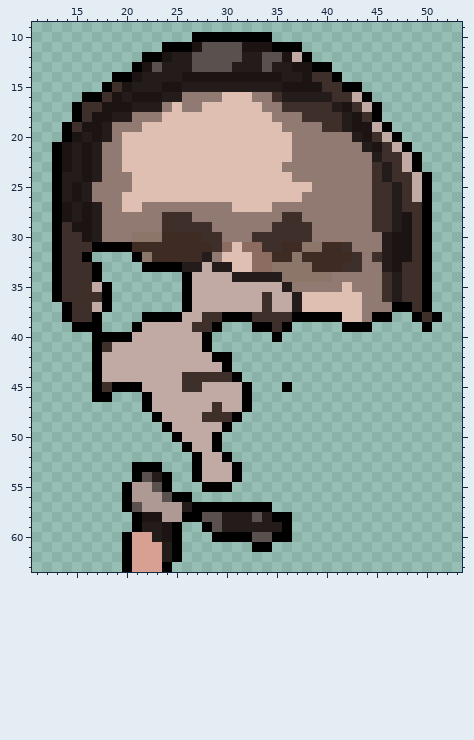
Pixel-art sprite: public/img/avatars/14798266_64x64.png. The picture above is the old version.
The file is 64x64 pixels. Shown: x 11..53, y 9..63.
After the commit:
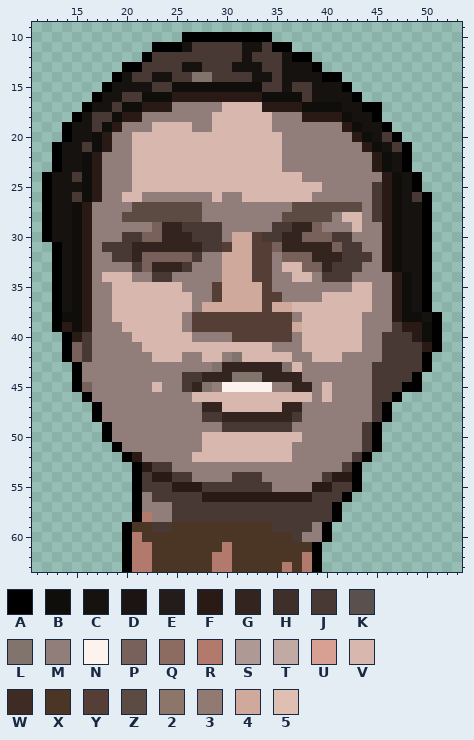
Palette (. is transparent): A #000000  B #0f0e0a  C #151210  D #1c1412  E #231c1b  F #291a15  G #34241f  H #3e2f2a  J #483934  K #5a514e  L #80746d  M #917e7a  N #fcf3ee  P #78615a  Q #8c6b61  R #b27a6d  S #af9994  T #c2aaa4  U #d89f93  V #d8b7af  W #3e2b23  X #4b3626  Y #553e36  Z #5c4b43  2 #8b7669  3 #907a72  4 #cfaa9c  5 #debfb1
From old to new:
Changed rows in their new state; - is an unchanged pixel.
first column x 12:
10 --------------A-------------------------
11 -----------A--CJJJJJCCJ--.--------------
12 -----------JJJJJJJJJCJJJCA--------------
13 --------A-JJJJCCJJJCCCJJCCC-.-----------
14 --------CJJCCJJLLJJJJCCJCCCCA-----------
15 -------CCCCJJBBBBBBBBBJJCJJCCC-.--------
16 ----.-CCJJBBBFFFFFFFFFBBBBJCCCCA.-------
17 ---.ACCJBBFFFMMMMMVVVVFFFFBBBBCCA-------
18 ----CJJBFFMMMMMMMVVVVVVMMMFFFFBCC-------
19 ---CCJBFMMMVVVVMMVVVVVVMMMMMMMFBCC------
20 ---CCBFMMVVVVVVVVVVVVVVVMMMMMMMFBCJ-----
21 --CCJBFMMVVVVVVVVVVVVVVVMMMMMMMMFBCJ----
22 --CCBFMMMVVVVVVVVVVVVVVVMMMMMMMMMFBCA.--
23 --CCBFMMMVVVVVVVVVVVVVVVMMMMMMMMMFBCA.--
24 ACCJBFMMMVVVVVVVVVVVVVVVVVMMMMMMMMFBCA.-
25 ACCCBFMMMVVVVVVVVVVVVVVVVVVVMMMMMJFBCA.-
26 ACCJBFMMVVMMMMMMMVMMVVVVVVVMMMMMMJFBCJ--
27 ACCBFMMMMZZZZZZZMMMMMMMMMZZZZZZZMJFBCC--
28 ACCBFMMMZZZZZZZZMMMMMMMMZZZZZMVVMJFBCC--
29 ACCBFMMMMMMPGGJJJJMMMMMJJGGPMMMVMMFBCC--
30 ACCBFMMMJJPPGGGJJJM44YJJGGPPPJJMMMFBCC--
31 --CBFMJJJGGGGGGGJJY44YYPGGGGGPJJMMFBCC--
32 --CBFMMJJGPPPPPJMM444YYMPPPGGGJJJMFBCC--
33 --CBFMMMMJPGGGJMMM444YYMVVPPGJJJMMFBCC--
34 --CBFMVVVMMJJMMMMM444YYMMVVMJJJMMMMFBC--
35 --CBFMMVVVVVVVMMMY4444YMMMMMMMMVVMMFBC--
36 --CBFMMVVVVVVVVMMY4444YYMMMMVVVVVMMFBC--
37 -ACBFMMVVVVVVVVM444444Y44VVVVVVVVMMFBC--
38 -ABBFMMVVVVVVVMYYYYYYYYYYMVVVVVVMMMFBBC-
39 -AFBFMMMVVVVVVMYYYYYYYYYY4VVVVVVMMMJFFBA
40 --AFJMMMMVVVVVVMMMMYYYYYYMVVVVVVMMJJJFBA
41 --APJMMMMMVVVVVVVVVVVVVMMMVVVVVVMMJJJJFA
42 --APJMMMMMMVVVMMVVMLVVVVVMMVVVMMMMJJJJA-
43 ---AMMMMMMMMMMMMMLGGGGGGLVMMMMMMMJJJJJA-
44 ---AMMMMMMMMMMJJGGGLLLGGGGMMMMMMMJJJJA--
45 ---APMMMMMMVMMJGLMNNNNNMMGGMVMMMMJJJAA--
46 ----AMMMMMMMMMMVVVVVVVVVVVVMVMMMMJJA----
47 -----AMMMMMMMMMMGGVVVVVVGGMMMMMMMJA-----
48 -----AMMMMMMMMMMJJGGGGGGGJMMMMMMMJA-----
49 ------AMMMMMMMMMMMJJJJJJJMMMMMMMJA------
50 ------AMMMMMMMMMVVVVVVVVVVMMMMMMJA------
51 -------AMMMMMMMMVVVVVVVVVMMMMMMMJA------
52 --------AFMMMMMVVVVVVVVVVMMMMMMJA-------
53 ----------FJJMMMMMMMMMMMMMMMMMJA--------
54 ----------JFFJJMMMMJJJMMMMMMJFFA--------
55 --------.AJJJFFFJJJJJJJMMMMFFJJA--------
56 --------.AMJJJJJFFFFFFFFFFFJJJA---------
57 --------.AMMMJJJJJJJJJJJJJJJJA----------
58 ----------RMMJJJJJJJJJJJJJJJJA----------
59 --------AXXJJXXXXXXXXXXJJJJMA-----------
60 ---------RXXXXXXXXXXXXXXXJMMA-----------
61 ---------RRXXXXXXXRXXXXXXXXA------------
62 ---------RRXXXXXXRRXXXXXXXRA------------
63 ---------RRXXXXXXRRXXXXXRXRA------------
Pixel boxes of the changes (left, top, right, bottom) in both pictures:
changed: (42, 32, 442, 572)
